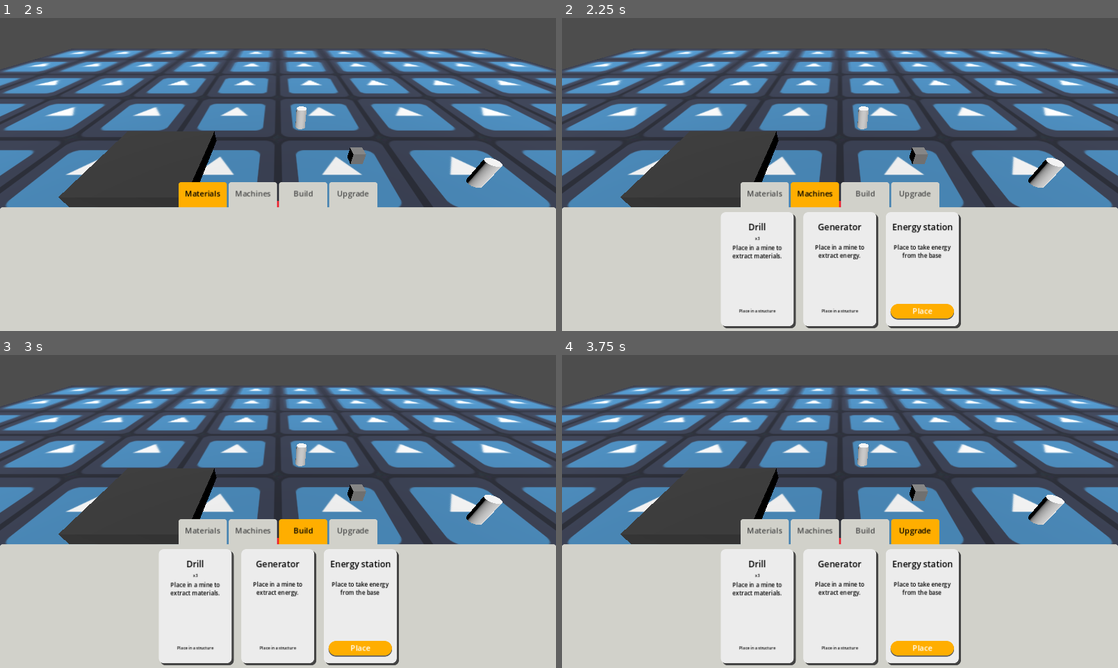
Above: before the commit, frames 1-4 (two rows, left to right).
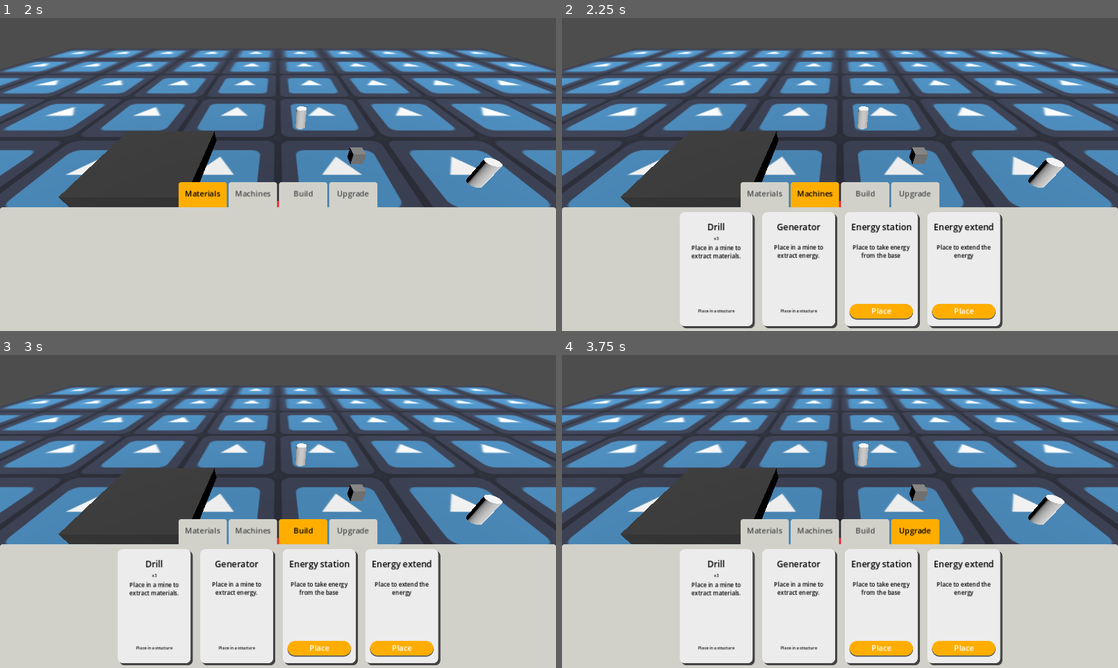
Above: after the commit, the same moments.

Repository: angelR0G/GameOff2024
Game: Godot game, scene res://other_objects/map.tscn
The game is run twice, just before and just after one commit, with the same random seed, the same clock (stepped at 60 frames per second) and the same inputs. The engine's default icon, where the game draws it, is replaced by a stand-in: a white triangle on a blue panel in a dark square.
Inputs (mouse positions are in pixels of both pictures, inside the frame that each line leads up to):
- Up to frame 1 (2 s): click "Materials" at 0.5 s; move the mouse to (400, 158) at 1.27 s; hold D (right) from 1.28 s (still down); hold E (interact) from 1.28 s (still down); click (400, 158) at 1.55 s
- Up to frame 2 (2.25 s): release D (right) at 2 s; release E (interact) at 2 s; click "Machines" at 2 s
- Up to frame 3 (3 s): click "Build" at 2.75 s
- Up to frame 4 (3.75 s): click "Upgrade" at 3.5 s

Frame 1 is identical in both runs. In frame 2, 11% of the frame differs, in the area x 21-80%, y 62-100%; in frame 3, 11%; in frame 4, 11%.

Commit message:
feat: create energy extender scene

Diff:
--- a/machines/energy_extender.gd
+++ b/machines/energy_extender.gd
@@ -1 +1,11 @@
 class_name EnergyExtender extends EnergyStation
+
+
+func _init() -> void:
+	# Energy station parameters
+	_type = Machine.Type.EnergyExtender
+	machine_name = "Energy extender"
+	description = "Place to extend the energy"
+	energy_cost = 0
+	active = true
+	can_be_placed_on_world = true
--- a/machines/energy_extender.tscn
+++ b/machines/energy_extender.tscn
@@ -1,8 +1,18 @@
-[gd_scene load_steps=3 format=3 uid="uid://dawtwmq3by4w7"]
+[gd_scene load_steps=5 format=3 uid="uid://dawtwmq3by4w7"]
 
-[ext_resource type="PackedScene" uid="uid://dwhsrv7idketp" path="res://machines/machine_base.tscn" id="1_rm1yq"]
+[ext_resource type="PackedScene" uid="uid://0cfxskcwk864" path="res://machines/energy_station.tscn" id="1_6w45h"]
 [ext_resource type="Script" path="res://machines/energy_extender.gd" id="2_ncctw"]
 
-[node name="EnergyExtender" instance=ExtResource("1_rm1yq")]
+[sub_resource type="StandardMaterial3D" id="StandardMaterial3D_k3qh7"]
+albedo_color = Color(0.376471, 1, 1, 1)
+
+[sub_resource type="BoxMesh" id="BoxMesh_cp1gc"]
+material = SubResource("StandardMaterial3D_k3qh7")
+
+[node name="EnergyExtender" instance=ExtResource("1_6w45h")]
 script = ExtResource("2_ncctw")
-radius = 0.0
+
+[node name="MachineMesh" parent="." index="0"]
+mesh = SubResource("BoxMesh_cp1gc")
+
+[editable path="InteractionTrigger"]
--- a/machines/energy_station.gd
+++ b/machines/energy_station.gd
@@ -4,8 +4,9 @@
 @export var radius: float
 var connected_machines: Array[Machine]
 
-@onready var energy_area:Area3D = $Area3D
-@onready var energy_collider:CollisionShape3D = $Area3D/CollisionShape3D
+@onready var energy_area:Area3D = $EnergyArea
+@onready var energy_collider:CollisionShape3D = $EnergyArea/EnergyCollision
+@onready var debug_mesh: MeshInstance3D = $EnergyArea/DebugMesh
 @onready var interaction := $InteractionTrigger
 
 func _init() -> void:
@@ -24,6 +25,9 @@
 	collider.set_radius(radius)
 	energy_collider.set_shape(collider)
 	connected_machines.append(self)
+
+	## Draw energy radius for debug
+	#debug_mesh.mesh = energy_collider.shape.get_debug_mesh()
 	return
 
 func connect_machine() -> void:
--- a/machines/energy_station.tscn
+++ b/machines/energy_station.tscn
@@ -9,7 +9,7 @@
 
 [node name="EnergyStation" instance=ExtResource("1_vvoke")]
 script = ExtResource("2_nhyuo")
-radius = 400.0
+radius = 5.0
 
 [node name="InteractionTrigger" parent="." index="2" instance=ExtResource("3_ue7xm")]
 
@@ -17,7 +17,4 @@
 transform = Transform3D(1, 0, 0, 0, 1, 0, 0, 0, 1, 0, 1, 0)
 shape = SubResource("CylinderShape3D_avadg")
 
-[connection signal="area_entered" from="Area3D" to="." method="_on_area_3d_area_entered"]
-[connection signal="area_exited" from="Area3D" to="." method="_on_area_3d_area_exited"]
-
 [editable path="InteractionTrigger"]
--- a/machines/explorer_drone.gd
+++ b/machines/explorer_drone.gd
@@ -24,7 +24,7 @@
 func explore_mine(mine:Mine) -> void:
 	if not mine.explored:
 		await mine.explore_mine(false)
-		explored_mines_count += 1
+		mine.explored_mines_count += 1
 
 
 func request_new_target() -> void:
--- a/machines/machine_base.gd
+++ b/machines/machine_base.gd
@@ -55,7 +55,6 @@
 		if active != powered:
 			_on_stop_working()
 
-
 # Virtual
 func _on_start_working() -> void:
 	pass
--- a/machines/machine_base.tscn
+++ b/machines/machine_base.tscn
@@ -13,9 +13,11 @@
 transform = Transform3D(1, 0, 0, 0, 1, 0, 0, 0, 1, 0, 0.5, 0)
 mesh = SubResource("BoxMesh_ovwt0")
 
-[node name="Area3D" type="Area3D" parent="."]
+[node name="EnergyArea" type="Area3D" parent="."]
 collision_layer = 8
 collision_mask = 8
 
-[node name="CollisionShape3D" type="CollisionShape3D" parent="Area3D"]
+[node name="EnergyCollision" type="CollisionShape3D" parent="EnergyArea"]
 shape = SubResource("SphereShape3D_cinyo")
+
+[node name="DebugMesh" type="MeshInstance3D" parent="EnergyArea"]
--- a/other_objects/build_mode.gd
+++ b/other_objects/build_mode.gd
@@ -57,7 +57,7 @@
 			var machine :Machine= Player.Instance.machines.remove_machine_by_type(machine_to_place._type)
 			# TODO add to the nav mesh region
 			get_tree().root.add_child(machine)
-			machine_to_place.global_position = collision.position
+			machine.global_position = collision.position
 			machine_placed = true
 			exit_build_mode()
 			return true
--- a/other_objects/map.tscn
+++ b/other_objects/map.tscn
@@ -56,6 +56,7 @@
 
 [node name="EnergyStation" parent="NavigationRegion3D" instance=ExtResource("5_y2tle")]
 transform = Transform3D(1, 0, 0, 0, 1, 0, 0, 0, 1, 6.48253, -1.90735e-06, -6.61589)
+radius = 10.0
 
 [node name="BaseCamp" parent="NavigationRegion3D" instance=ExtResource("4_tmabt")]
 transform = Transform3D(1, 0, 0, 0, 1, 0, 0, 0, 1, -9.86171, 0, -5.65019)
--- a/other_objects/player.gd
+++ b/other_objects/player.gd
@@ -29,6 +29,7 @@
 	machines._machines.append(MachineFactory.new_machine(Machine.Type.Drill))
 	machines._machines.append(MachineFactory.new_machine(Machine.Type.Generator))
 	machines._machines.append(MachineFactory.new_machine(Machine.Type.EnergyStation))
+	machines._machines.append(MachineFactory.new_machine(Machine.Type.EnergyExtender))
 
 func _process(delta):
 	var dir := Vector3()
